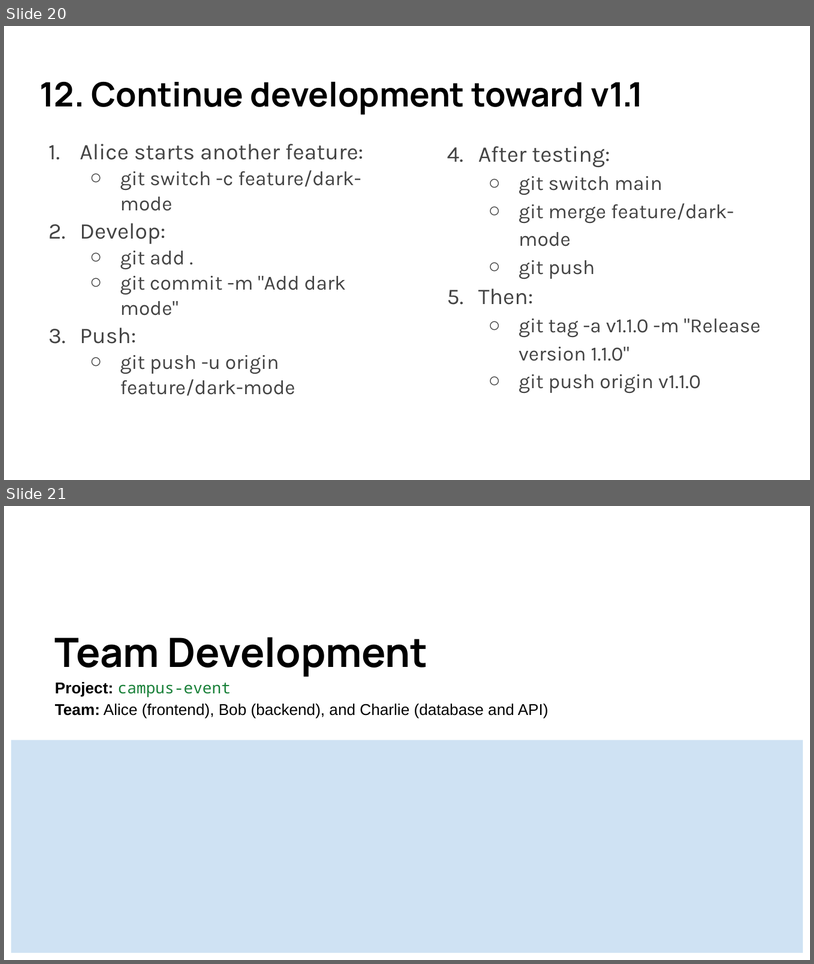
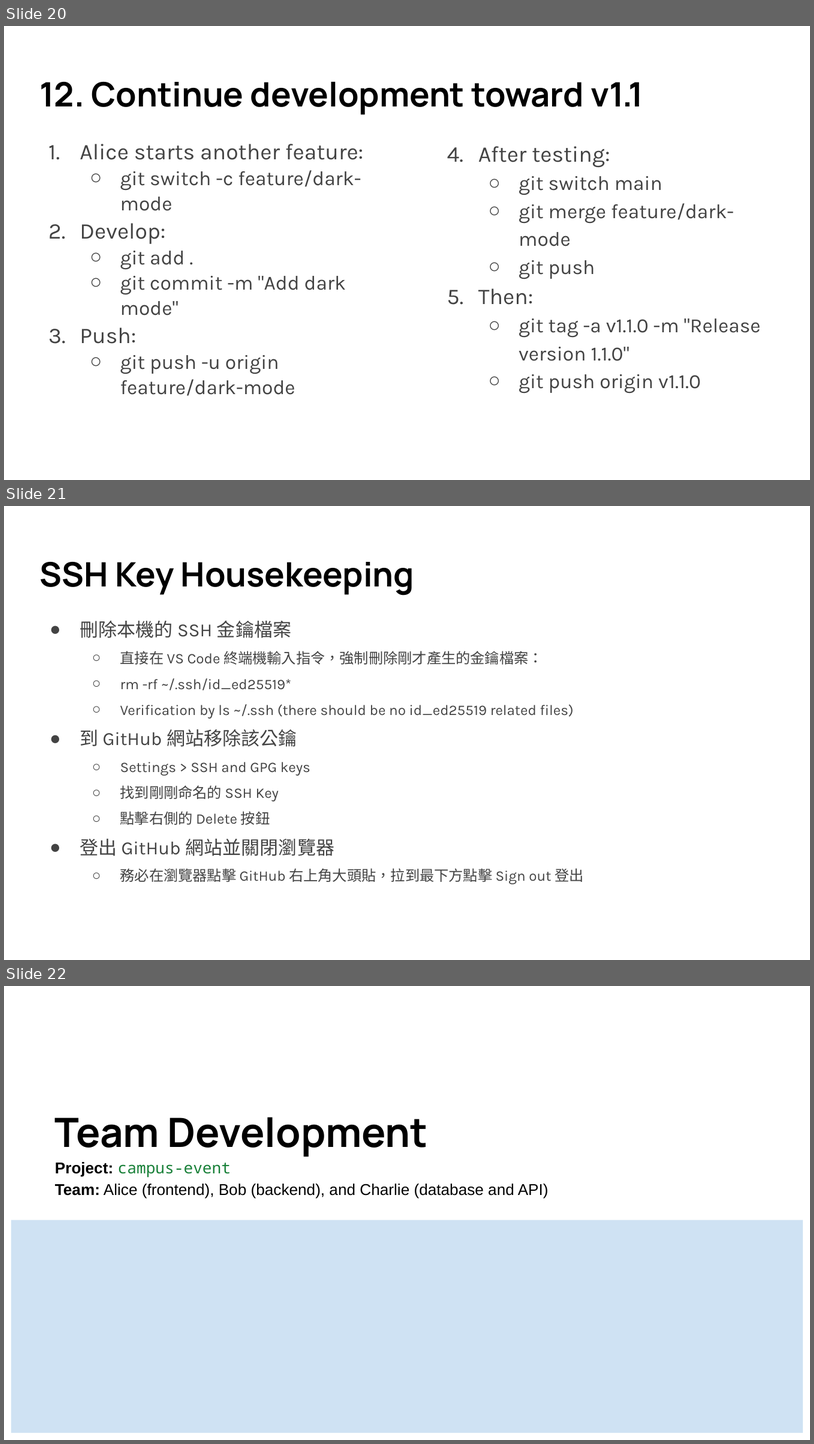
Before and after one commit to lancwyy/WebDev, a slide deck: Lecture_Materials/04-2-VersionControl.pptx. Shown one above the other, each under a label of ours: slides 20 and 21 before the commit, slides 20, 21 and 22 after it. The pictures are 814x964 and 814x1444 pixels, drawn with LibreOffice and Linux fonts; fonts in the diff are those of the drawing. Boxes give left, top, right and bottom in pixels: in the first picture for what was removed or moved away, otherwise in the second. Text is boxed around its words. In the diff, an @@ line names an element or a change of style, - is before the commit and + after.

```diff
--- a/Lecture_Materials/04-2-VersionControl.pptx
+++ b/Lecture_Materials/04-2-VersionControl.pptx
@@ slide 21 added at (x1=4, y1=506, x2=810, y2=960), background #FFFFFF @@
@@ title added at (x1=39, y1=562, x2=415, y2=595), 30 pt, text #000000, bold @@
+SSH Key Housekeeping
@@ text added at (x1=80, y1=621, x2=584, y2=884), 12.9 pt, text #434343 @@
+● 刪除本機的 SSH 金鑰檔案
+  ○ 直接在 VS Code 終端機輸入指令，強制刪除剛才產生的金鑰檔案：
+  ○ rm -rf ~/.ssh/id_ed25519*
+  ○ Verification by ls ~/.ssh (there should be no id_ed25519 related files)
+● 到 GitHub 網站移除該公鑰
+  ○ Settings > SSH and GPG keys
+  ○ 找到剛剛命名的 SSH Key
+  ○ 點擊右側的 Delete 按鈕
+● 登出 GitHub 網站並關閉瀏覽器
+  ○ 務必在瀏覽器點擊 GitHub 右上角大頭貼，拉到最下方點擊 Sign out 登出
@@ what was slide 21 is now slide 22 @@
```
Also in this commit, not shown: 2 slides changed, 10 other files.
